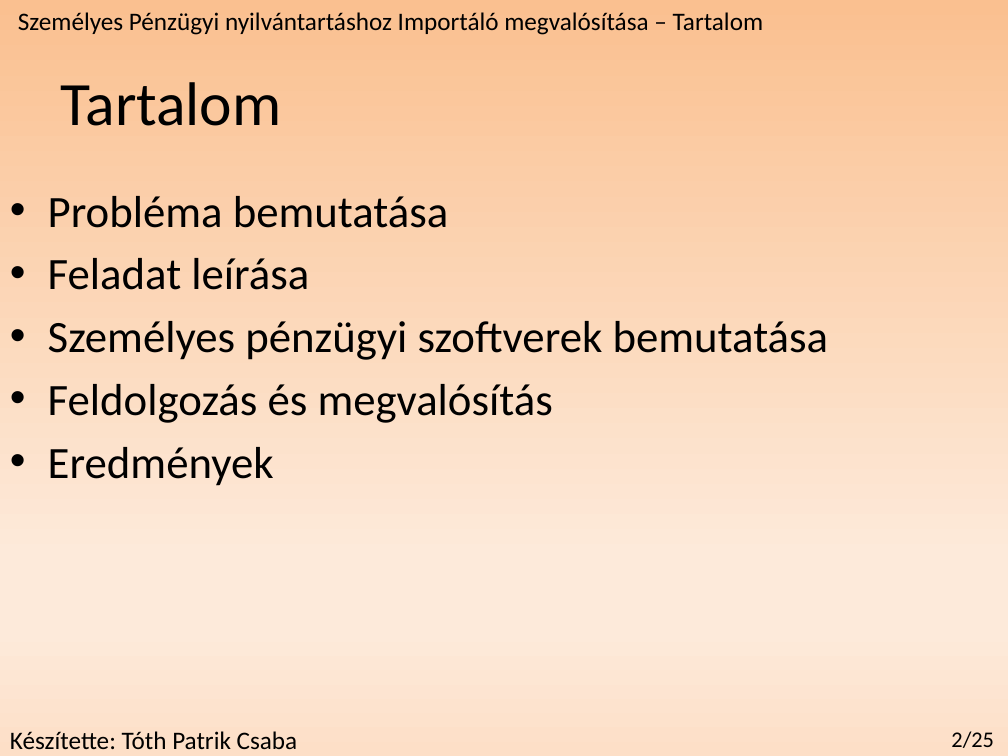
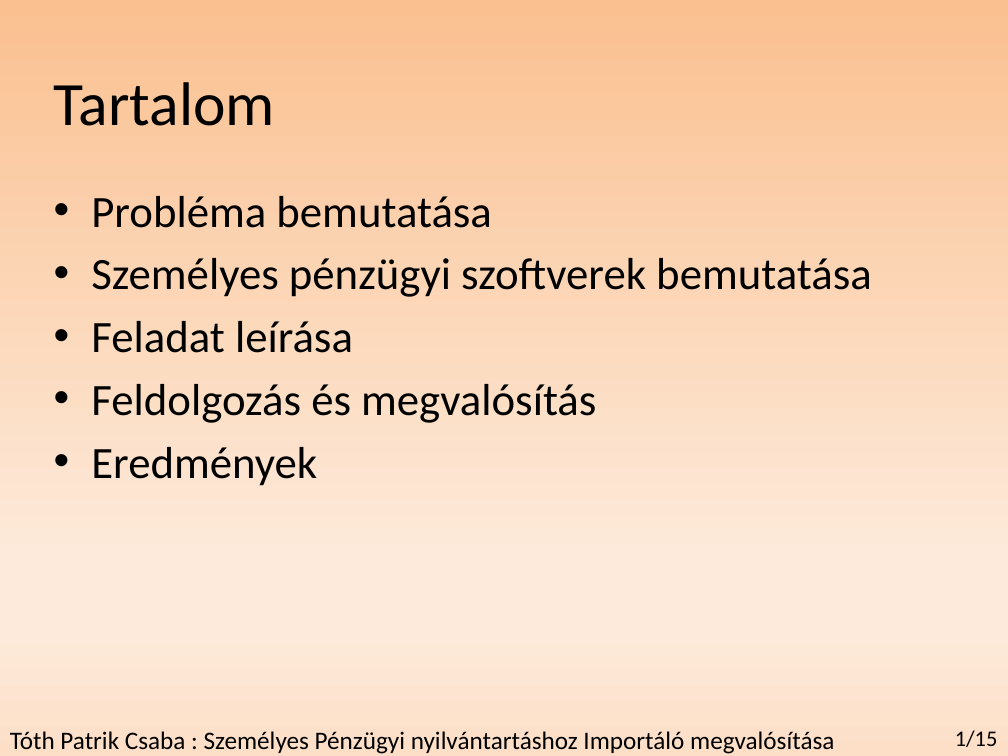
Before and after one commit to redizaar/MoneyManager, a slide deck: slide 2 of féléveselőadás_szakdoga.pptx. Drawn at 1008x756 pixels with LibreOffice and Linux fonts; fonts in the diff are those of the drawing. Boxes give left, top, right and bottom in pixels: in the first picture for what was removed or moved away, otherwise in the second. Text is boxed around its words. In the diff, an @@ line names an element or a change of style, - is before the commit and + after.

```diff
--- a/féléveselőadás_szakdoga.pptx
+++ b/féléveselőadás_szakdoga.pptx
@@ text removed at <box>18,12,763,35</box> @@
-Személyes Pénzügyi nyilvántartáshoz Importáló megvalósítása – Tartalom
@@ text "Tartalom": place and size @@
-text "Tartalom" at <box>60,82,281,126</box>
+text "Tartalom" at <box>53,82,274,126</box>
@@ text "Probléma bemutatása": place and size @@
-text "Probléma bemutatása" at <box>48,196,829,486</box>
+text "Probléma bemutatása" at <box>91,196,872,486</box>
@@ text at <box>91,258,872,297</box>: paragraph added @@
+• Személyes pénzügyi szoftverek bemutatása
@@ text at <box>48,321,829,360</box>: paragraph removed @@
-• Személyes pénzügyi szoftverek bemutatása
@@ text at <box>10,731,834,754</box>: text changed @@
-Készítette: Tóth Patrik Csaba
+Tóth Patrik Csaba : Személyes Pénzügyi nyilvántartáshoz Importáló megvalósítása
@@ text at <box>955,730,998,747</box>: text changed @@
-2/25
+1/15
```
Also in this commit, not shown: 14 other slides changed, 2 slides added, 1 slide removed, 1 other file.
